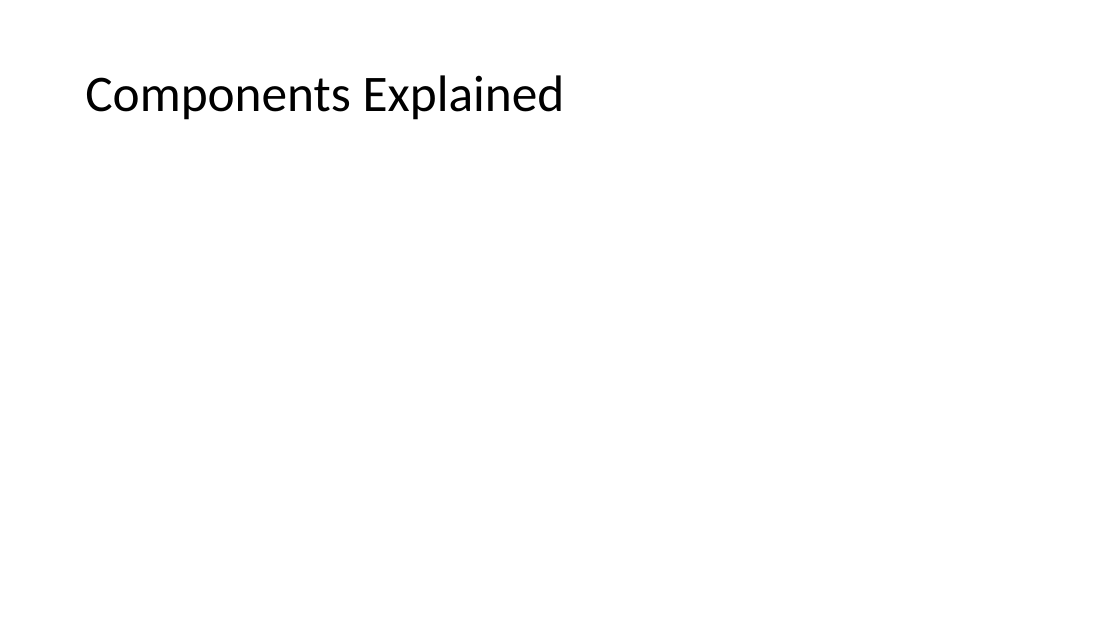
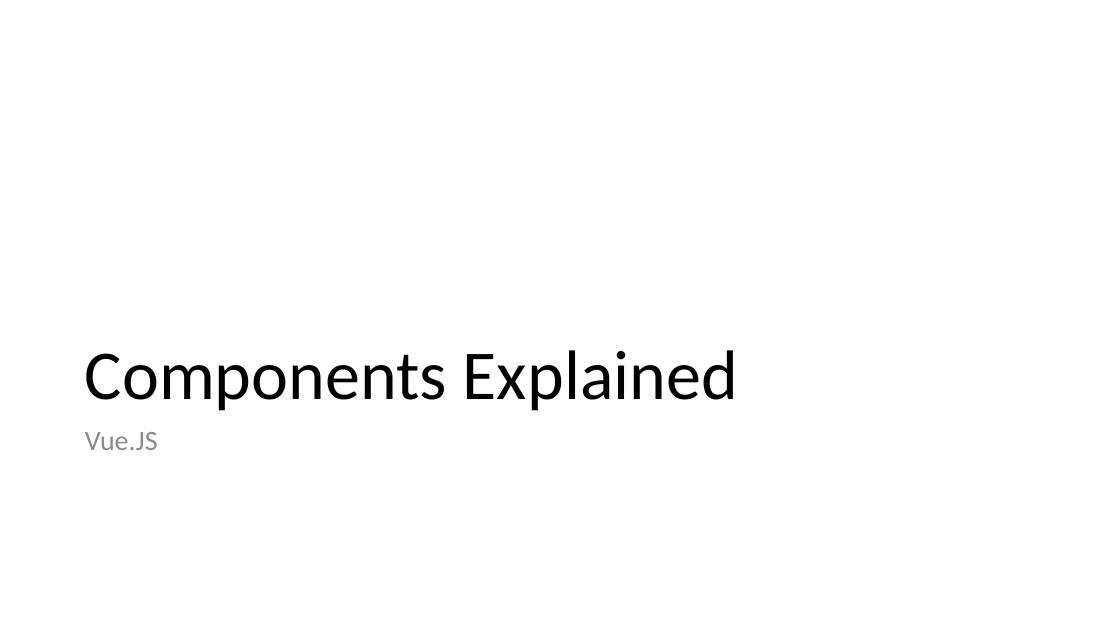
Before and after one commit to 1kevgriff/Workshop-SPA-with-ASPNETCORE-VueJS, a slide deck: slide 9 of Slides/2_VueJS.pptx. Drawn at 1120x630 pixels with LibreOffice and Linux fonts; fonts in the diff are those of the drawing. Boxes give left, top, right and bottom in pixels: in the first picture for what was removed or moved away, otherwise in the second. Text is boxed around its words. In the diff, an @@ line names an element or a change of style, - is before the commit and + after.

```diff
--- a/Slides/2_VueJS.pptx
+++ b/Slides/2_VueJS.pptx
@@ title "Components Explained": place and size @@
-title "Components Explained" at (85, 75, 565, 120)
+title "Components Explained" at (85, 350, 738, 411)
@@ title "Components Explained" at (85, 350, 738, 411): size 44 to 60 pt; vertical alignment middle to bottom @@
@@ text added at (85, 432, 158, 450), 24 pt, text #8C8C8C @@
+Vue.JS
```
Also in this commit, not shown: 1 other slide changed, 1 other file.
